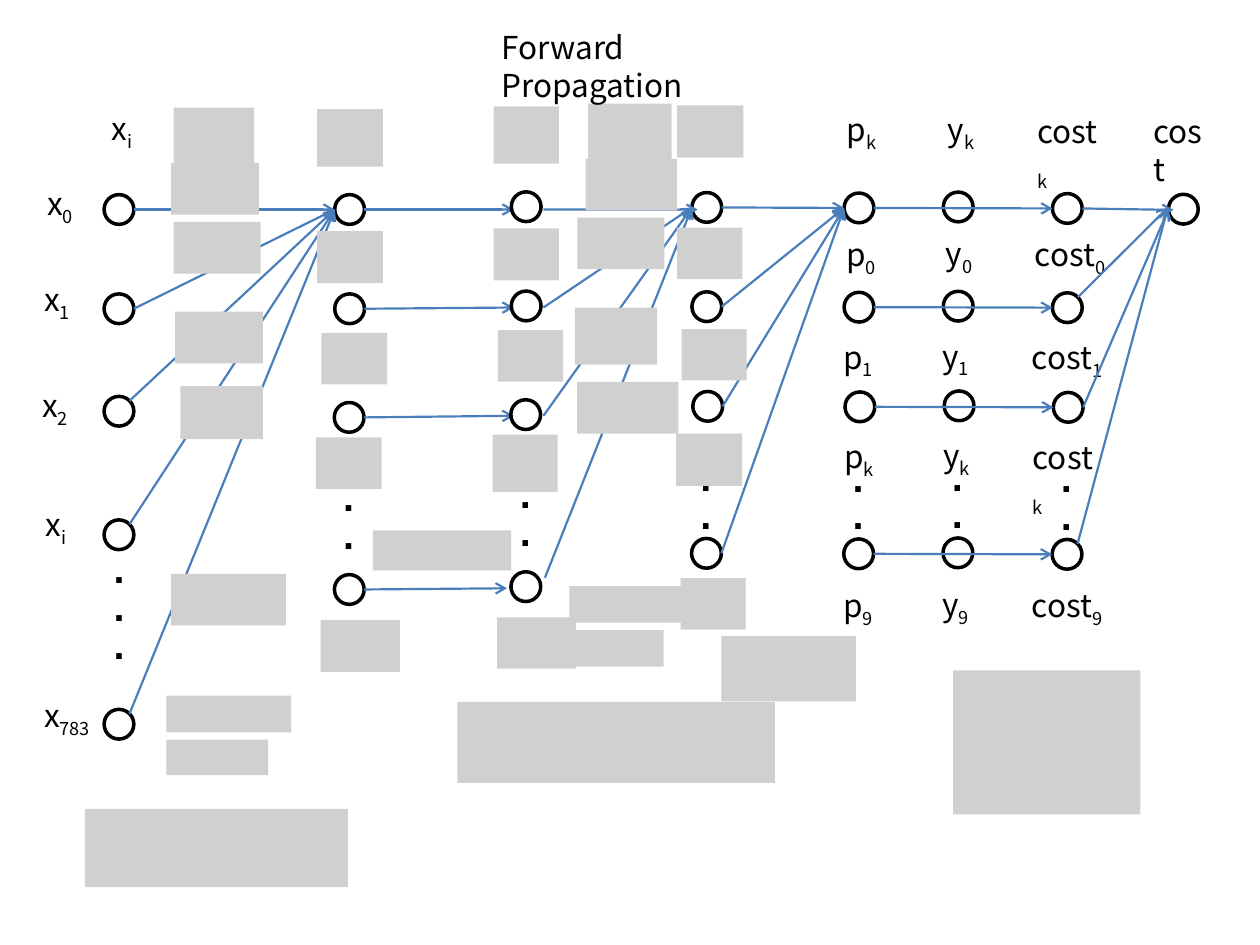
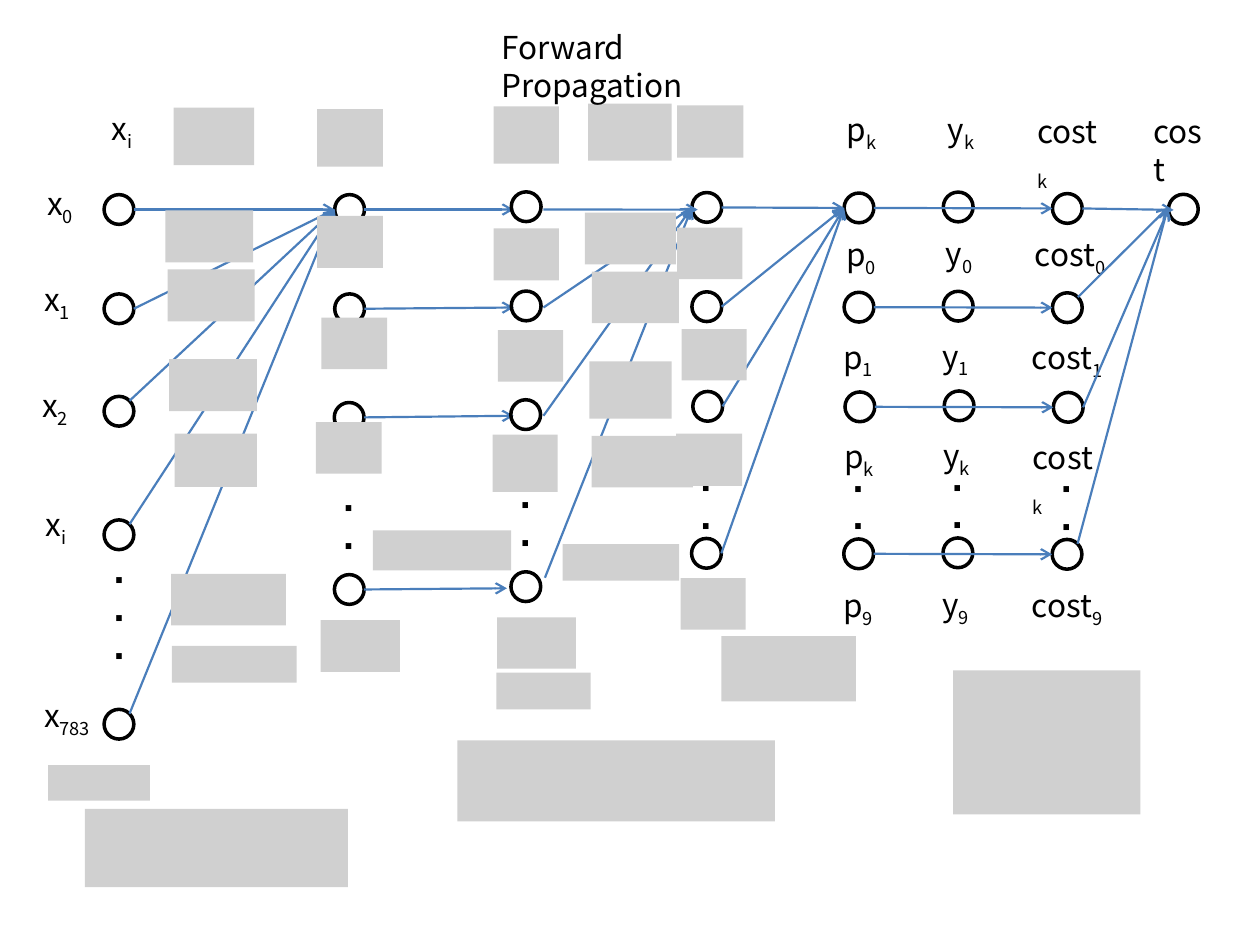
Before and after one commit to kimkangbo/mlforhighschool, a slide deck: slide 1 of neural_network.pptx. Drawn at 1260x945 pixels with LibreOffice and Linux fonts; fonts in the diff are those of the drawing; grey boxes stand for pictures. Boxes give left, top, right and bottom in pixels: in the first picture for what was removed or moved away, otherwise in the second. Text is boxed around its words. In the diff, an @@ line names an element or a change of style, - is before the commit and + after.

```diff
--- a/neural_network.pptx
+++ b/neural_network.pptx
@@ picture removed at [171, 163, 260, 214] @@
@@ picture removed at [586, 159, 677, 210] @@
@@ picture: place and size @@
-picture at [174, 222, 261, 273]
+picture at [165, 210, 253, 262]
@@ 3 pictures: place and size @@
-3 pictures at [316, 232, 387, 489]
+3 pictures at [316, 215, 387, 474]
@@ picture: place and size @@
-picture at [577, 218, 664, 270]
+picture at [585, 213, 675, 265]
@@ picture added at [168, 270, 255, 321] @@
@@ picture added at [592, 272, 679, 324] @@
@@ picture removed at [175, 311, 263, 363] @@
@@ picture removed at [575, 307, 656, 364] @@
@@ picture added at [169, 359, 257, 411] @@
@@ picture removed at [180, 386, 262, 438] @@
@@ picture removed at [577, 382, 678, 433] @@
@@ picture added at [590, 362, 672, 418] @@
@@ picture added at [174, 433, 256, 486] @@
@@ picture added at [591, 436, 692, 488] @@
@@ picture added at [563, 544, 679, 581] @@
@@ picture removed at [570, 586, 685, 622] @@
@@ picture added at [171, 646, 296, 683] @@
@@ picture removed at [570, 630, 664, 667] @@
@@ picture added at [496, 673, 591, 709] @@
@@ picture removed at [166, 696, 291, 732] @@
@@ picture removed at [166, 740, 268, 775] @@
@@ picture: place and size @@
-picture at [457, 702, 775, 782]
+picture at [457, 741, 775, 822]
@@ picture added at [48, 765, 150, 800] @@
```
Also in this commit, not shown: 1 other slide changed, 1 slide added, 1 other file.
